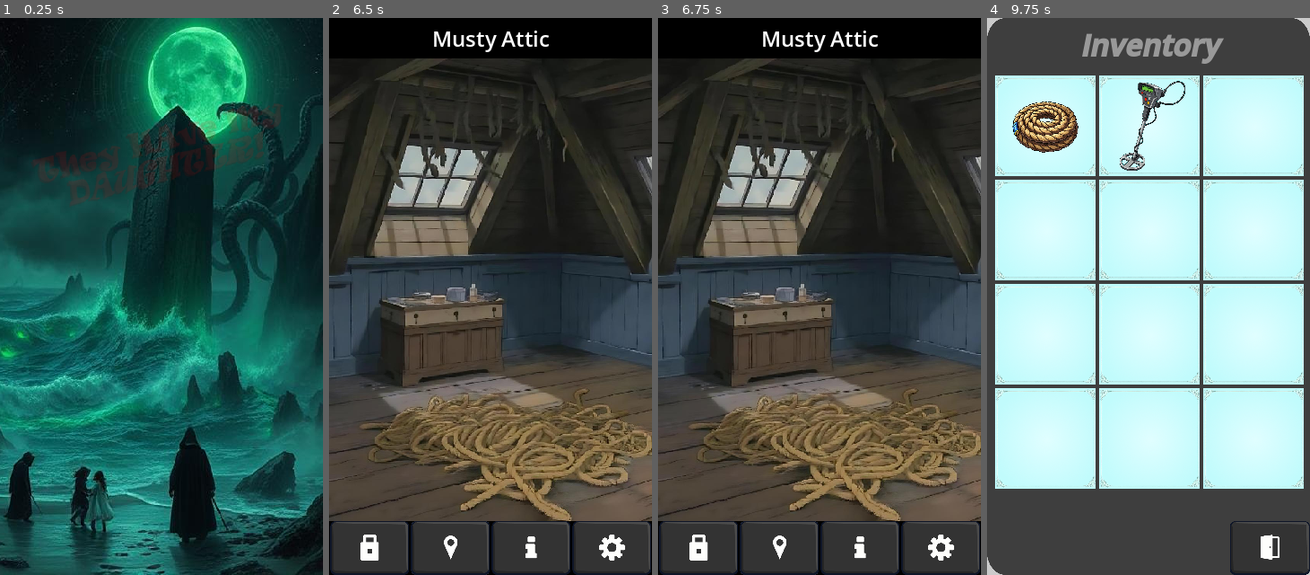
Above: before the commit, frames 1-4 (left to right).
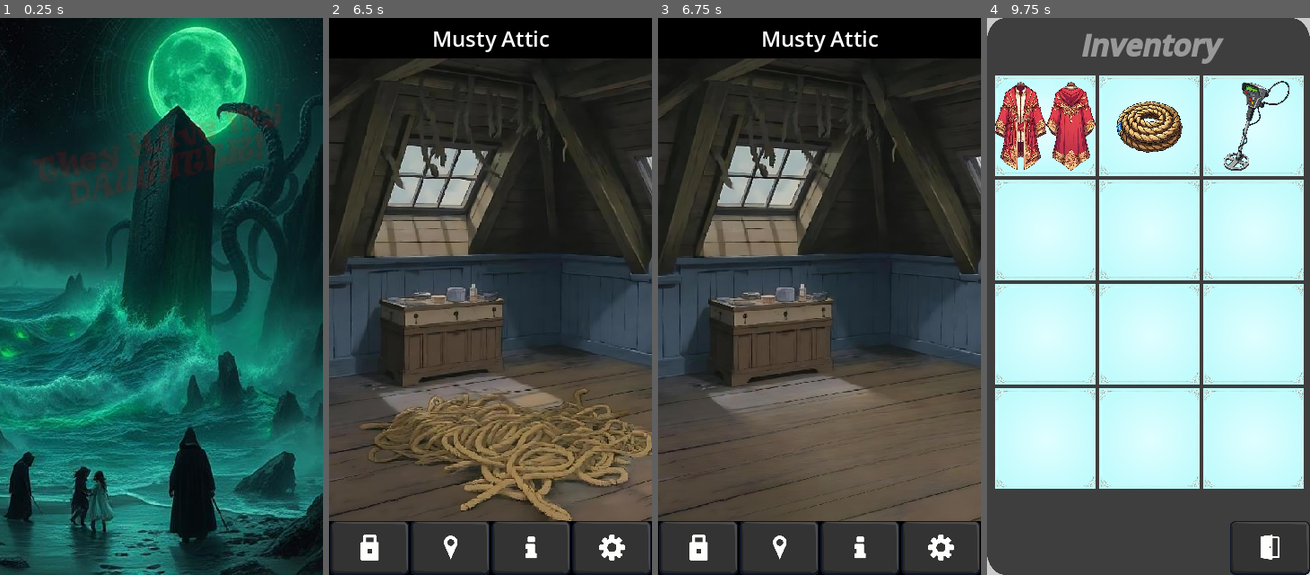
Above: after the commit, the same moments.

Repository: Ayelis/thmd
Game: Godot game, scene res://TitleScreen.tscn
Same seed, same stepped clock (60 frames per second), same inputs: the game is played once before the commit and once after it. Sound files missing from this copy of the repository are replaced by a short silence.
Inputs (mouse positions are in pixels of both pictures, inside the frame that each line leads up to):
- Up to frame 1 (0.25 s): no input
- Up to frame 2 (6.5 s): move the mouse to (561, 268) at 0.52 s; move the mouse to (425, 324) at 1.27 s; click "Start!" at 2 s; click (464, 430) at 2.75 s; click (458, 335) at 3.52 s; click (622, 335) at 4.25 s; click "Home" at 5 s; click (490, 118) at 5.75 s
- Up to frame 3 (6.75 s): click (838, 452) at 6.5 s
- Up to frame 4 (9.75 s): click (1103, 335) at 7.25 s; click (1096, 196) at 8 s; click (1116, 129) at 8.75 s; click (1025, 547) at 9.5 s

Frames 1-2 are identical in both runs. In frame 3, 9.3% of the frame differs, in the area x 0-100%, y 20-91%; in frame 4, 6.1%.
Error before the commit: Invalid call. Nonexistent function 'get_room_description' in base 'Node (GameManager.gd)'. (res://scenery/Home.gd:12)
Error after the commit: Invalid access to property or key 'pressed' on a base object of type 'null instance'. (res://scenery/Beach.gd:10)

Commit message:
Added pupper, some script edits

Diff:
--- a/data/texts.json
+++ b/data/texts.json
@@ -74,8 +74,11 @@
 		}
 	},
 	"info": {
+		"DAUGHTER": {
+			"description": "They Have My Daughter!"
+		},
 		"APPOINTMENT": {
-			"description": "I have an appointment to speak with one Detective Rook."
+			"description": "I got an appointment to speak with one Detective Rook."
 		},
 		"SHACK": {
 			"description": "The cult owns a shack on a private beach north of the pier."
@@ -94,6 +97,9 @@
 		},
 		"COMBO": {
 			"description": "The combination for the shack is 16-2-18."
+		},
+		"FAMILY": {
+			"description": "My family history may be... darker... than I thought..."
 		},
 	},
 	"events": {
--- a/scenery/Beach.gd
+++ b/scenery/Beach.gd
@@ -7,6 +7,7 @@
 	$FlyingBirds.pressed.connect(_on_birds_pressed)
 	$Sand.pressed.connect(_on_sand_pressed)
 	$Sky.pressed.connect(_on_sky_pressed)
+	$Dog.pressed.connect(_on_dog_pressed)
 	$Ocean.pressed.connect(_on_ocean_pressed)
 	$Shack.pressed.connect(_on_door_pressed)
 	$Door.pressed.connect(_on_door_pressed)
@@ -18,6 +19,7 @@
 	GameManager.increase_insanity()
 	$CloseBird.disabled = true
 	$GroundBirds.disabled = true
+	$FlyingBirds.disabled = true
 func _on_sand_pressed():
 	print("Sand examined!")
 	GameManager.display_dialog(GameManager.get_room_description("BEACH"))
@@ -30,8 +32,13 @@
 	$Sky.disabled = true
 func _on_ocean_pressed():
 	print("Ocean desired!")
+	GameManager.increase_insanity()
 	GameManager.display_dialog(GameManager.insanity["ocean"])
 	$Ocean.disabled = true
+func _on_dog_pressed():
+	print("Dog patted!")
+	GameManager.decrease_insanity()
+	GameManager.display_dialog(GameManager.get_room_description("BEACH"))
 func _on_shack_pressed():
 	print("Shack examined!")
 	GameManager.display_dialog(GameManager.get_room_description("BEACH"))
--- a/scenery/Home.gd
+++ b/scenery/Home.gd
@@ -21,6 +21,7 @@
 		GameManager.obtain_item(GameManager.ItemIDs.LETTER)
 		GameManager.obtain_item(GameManager.ItemIDs.TRANSPASS)
 		GameManager.obtain_item(GameManager.ItemIDs.LIBCARD)
+		GameManager.learn_info(GameManager.InfoIDs.DAUGHTER)
 		GameManager.display_dialog(GameManager.get_room_description("HOME"))
 		$Dressers.disabled = true
 
--- a/scripts/GameManager.gd
+++ b/scripts/GameManager.gd
@@ -47,10 +47,10 @@
 }
 
 # Knowledge
-enum InfoIDs { APPOINTMENT, SHACK, MANSION, CULTISTS, POLICE, TUNNEL, COMBO }
+enum InfoIDs { DAUGHTER, APPOINTMENT, SHACK, MANSION, CULTISTS, POLICE, TUNNEL, COMBO, FAMILY }
 var INFORMATION := {}
 var discovered_info := {}
-
+var events := {}
 # Rooms
 var rooms := {
 	"Home": {
@@ -135,6 +135,7 @@
 		INFORMATION[info_id] = {
 			"description": texts["info"][InfoIDs.keys()[info_id]]["description"],
 		}
+	events = texts["events"]  # Auto-connect your JSON events
 
 func _get_item_texture(item_id: int) -> Texture2D:
 	var path := "res://assets/icons/%s.png" % ItemIDs.keys()[item_id].to_lower()
@@ -179,6 +180,9 @@
 	print("Checking: ", ITEMS[item_id].name)
 	return inventory.get(item_id, false)
 
+func get_room_description(room_key: String) -> String:
+	return rooms.get(room_key, {}).get("description1", "No description available")
+
 func hard_reset():
 	# Clear all persistent state
 	get_tree().paused = false
--- a/scripts/inventory.gd
+++ b/scripts/inventory.gd
@@ -4,8 +4,6 @@
 var empty_slot_texture = preload("res://assets/Items/blank.png")
 
 func _ready():
-	print("[Inventory] Initializing")
-
 	Global.theme_changed.connect(_update_theme)
 	_update_theme(Global.dark_mode)
 
@@ -32,8 +30,6 @@
 	update_inventory()
 
 func update_inventory():
-	print("\n[Inventory] Updating")
-
 	var owned_items = []
 	for item_id in GameManager.inventory:
 		if GameManager.inventory[item_id]:
Binary file added: assets/Scenes/4a beachc.jpg
